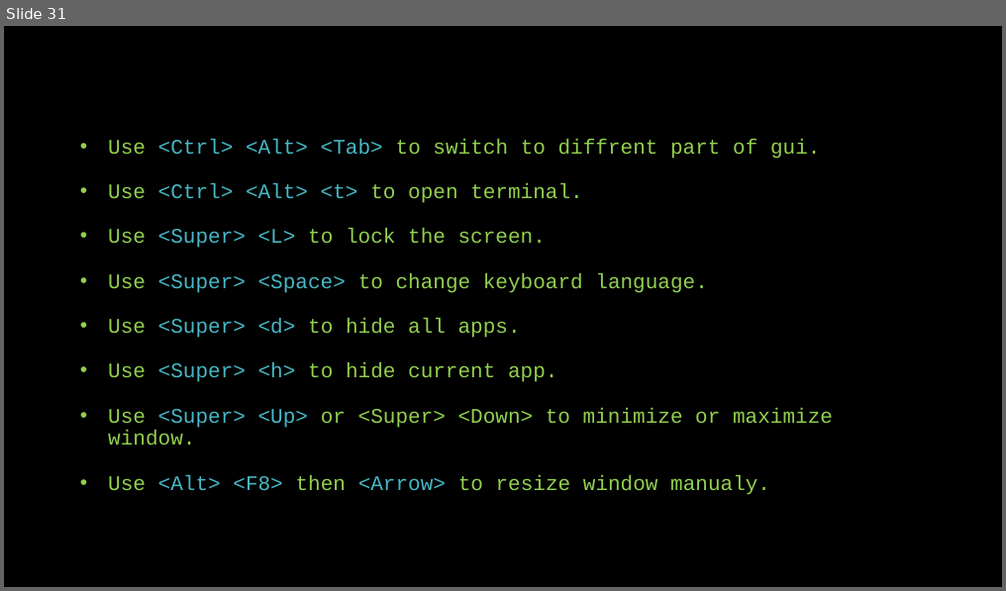
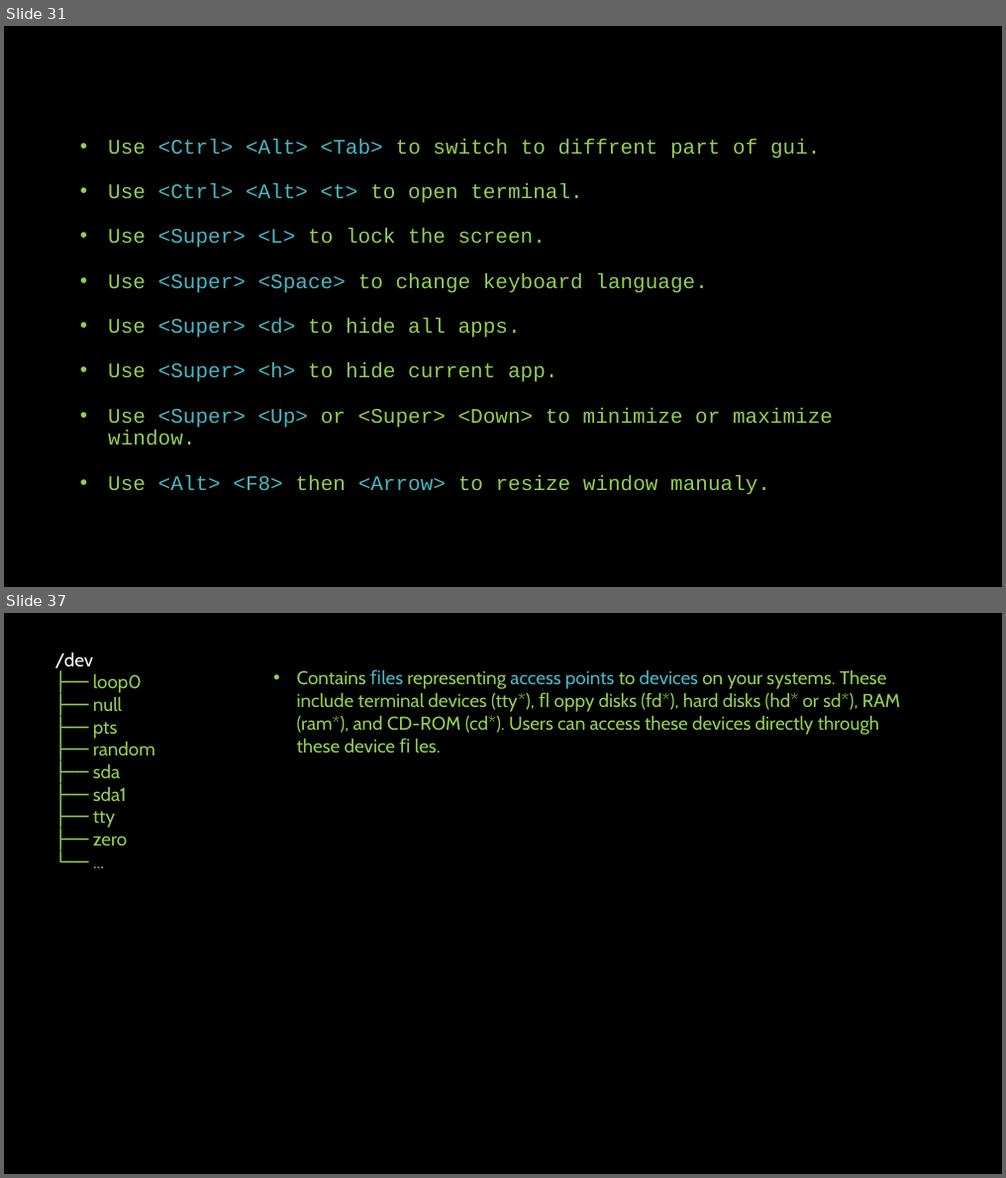
Before and after one commit to linuxfestival/introduction-to-linux-resources, a slide deck: PowerPoint/amirkabir_linux_festival.pptx. Shown one above the other, each under a label of ours: slide 31 before the commit, slides 31 and 37 after it; the slides between them are not shown. The pictures are 1006x591 and 1006x1178 pixels, drawn with LibreOffice and Linux fonts; fonts in the diff are those of the drawing. Boxes give left, top, right and bottom in pixels: in the first picture for what was removed or moved away, otherwise in the second. Text is boxed around its words. In the diff, an @@ line names an element or a change of style, - is before the commit and + after.

```diff
--- a/PowerPoint/amirkabir_linux_festival.pptx
+++ b/PowerPoint/amirkabir_linux_festival.pptx
@@ slide 37 added at (4, 613, 1002, 1174), background #000000 @@
@@ text added at (55, 652, 155, 846), 18 pt, text #92D050 @@
+/dev
+├── loop0
+├── null
+├── pts
+├── random
+├── sda
+├── sda1
+├── tty
+├── zero
+└── ...
@@ text added at (297, 670, 900, 753), 18 pt, text #92D050 @@
+• Contains ﬁles representing access points to devices on your systems. These include terminal devices (tty*), ﬂ oppy disks (fd*), hard disks (hd* or sd*), RAM (ram*), and CD-ROM (cd*). Users can access these devices directly through these device ﬁ les.
```
Also in this commit, not shown: 1 slide changed, 6 other slides added.
